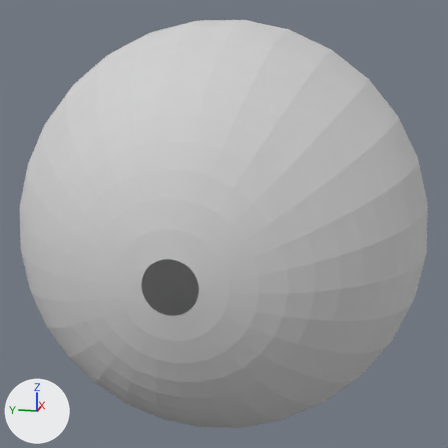
Two versions of the OBJ model res/earth.obj, one commit apart.
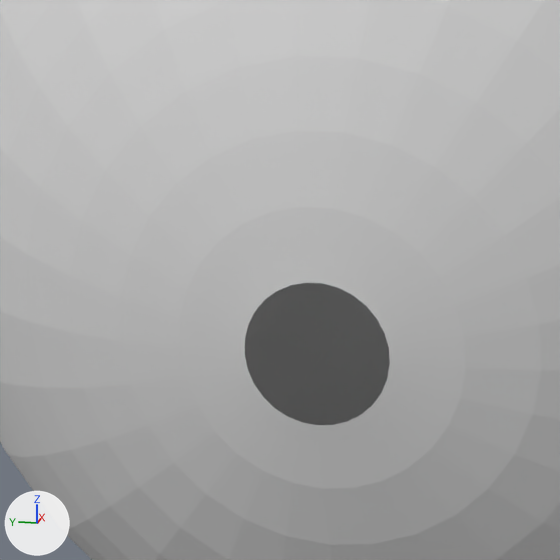
Each version is shown whole from a 50 mm camera at (-3.045, -0.61, 0.76) aimed at (0.0, -0.001, -0.002), then close up on the part from 10% to 60% of the width and 33% to 82% of the height. Every picture has the same lights, and +X, +Y and +Z are marked at lower left. Where no turn or scale is listed for an object, it has been applied to the vertices. Vertices at the same position are counted once.

The scene before the commit, as lines of its bpy script (objects in view):
```python
me_grid_grid_003 = bpy.data.meshes.new('Grid_Grid.003')
me_grid_grid_003.from_pydata(...)  # 818 vertices, 783 faces; spans x -1.0..1.0, y -1.0..1.0, z -1.0..0.99
me_grid_grid_003.materials.append(mat_material_002)  # its picture is missing
ob_grid_grid_003 = bpy.data.objects.new('Grid_Grid.003', me_grid_grid_003)
ob_grid_grid_003.location = (0.0, 0.0, 0.0)
```
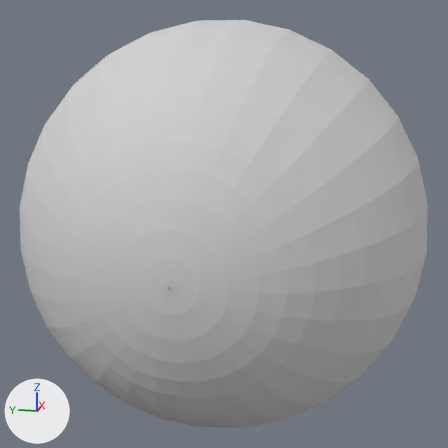
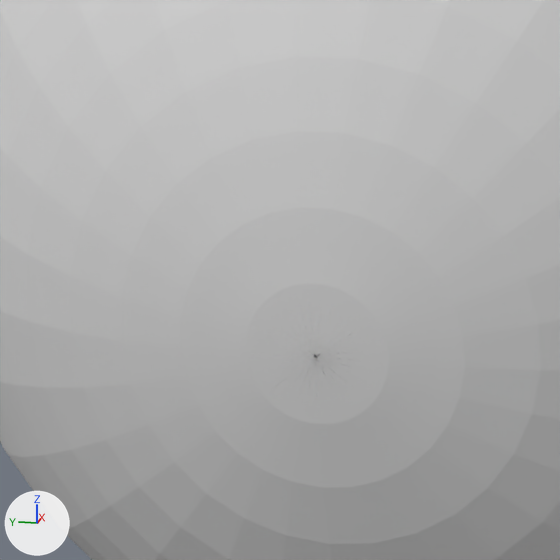
The newer file is also turned or shifted as a whole; pictures and numbers use the older file's frame.

Location of each change, (x1, y1, x2, y2) in pixels of the close-ups (560 x 560 px):
part 1 of me_grid_grid_003, built on: before (318, 425, 380, 560); after (246, 283, 389, 560)

What changed in the scene script:
```text
Change me_grid_grid_003:
    used by ob_grid_grid_003; location = (0.0, 0.0, 0.0)
    remove me_grid_grid_003.from_pydata(...)  # 818 vertices, 783 faces; spans x -1.0..1.0, y -1.0..1.0, z -1.0..0.99
    add me_grid_grid_003.from_pydata(...)  # 879 vertices, 841 faces; spans x -1.0..1.0, y -1.0..1.0, z -1.0..0.99
    me_grid_grid_003 part 1
    1 vertex is removed from x -0.86, y 0.0, z -0.52
    12 faces are deleted
    64 vertices are added at x -1.0..1.0, y 0.0, z -0.99..0.0
    70 new faces join them
```
